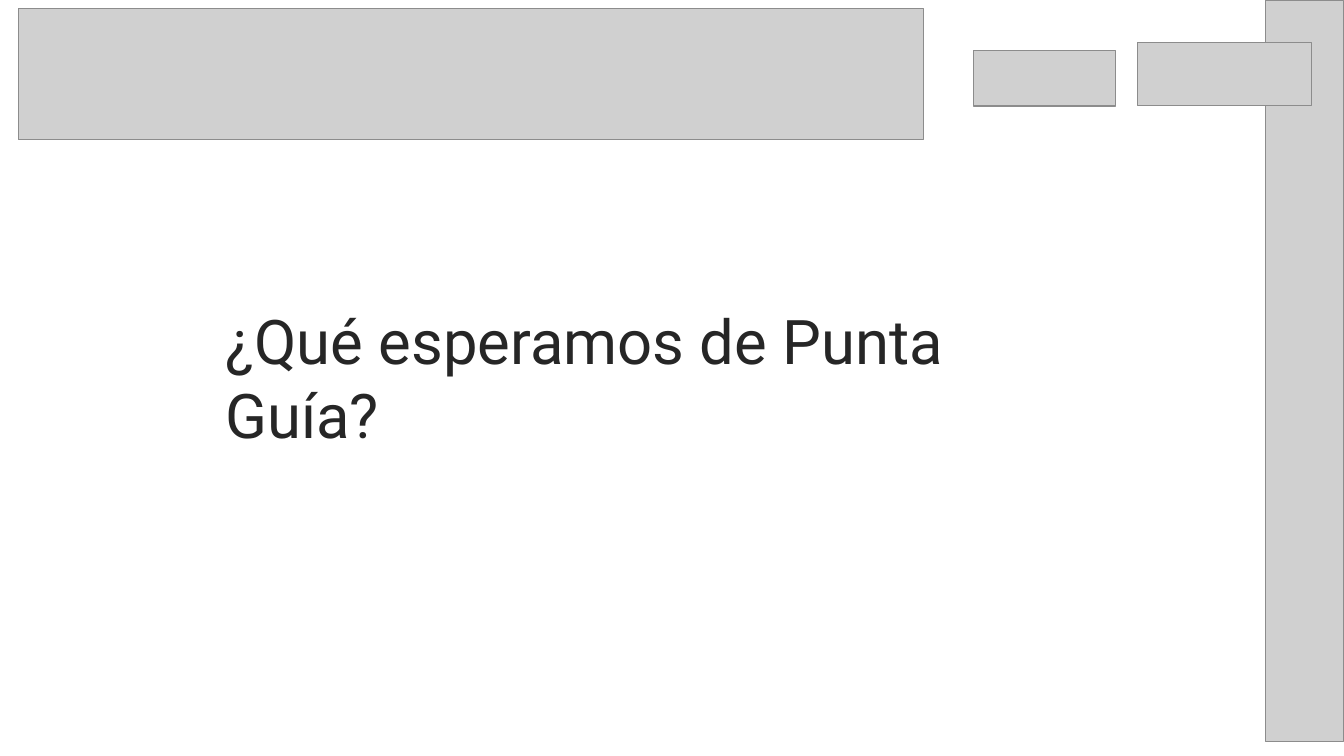
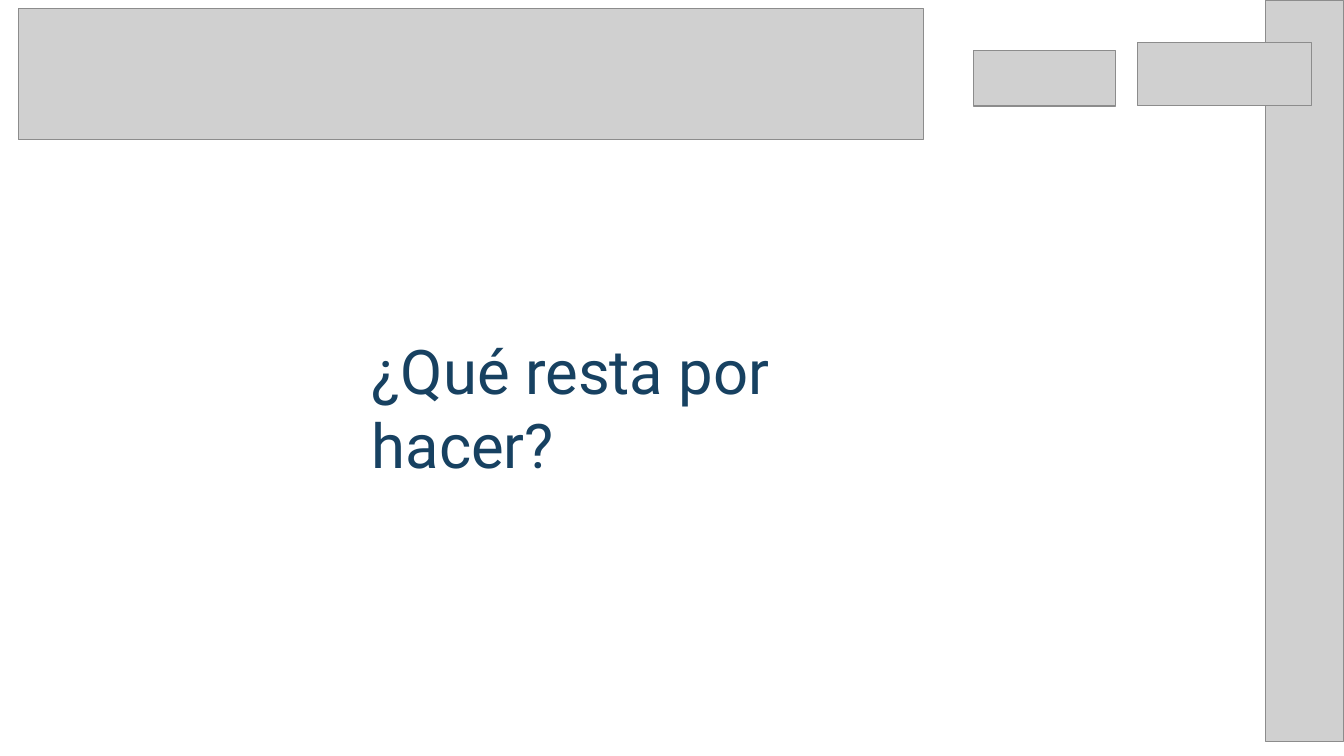
Before and after one commit to LMOlivera/PuntaGuia, a slide deck: slide 8 of Presentación PowerPoint/punta_guia_presentacion.pptx (slide 6 before the commit). Drawn at 1344x756 pixels with LibreOffice and Linux fonts; fonts in the diff are those of the drawing; grey boxes stand for pictures. Boxes give left, top, right and bottom in pixels: in the first picture for what was removed or moved away, otherwise in the second. Text is boxed around its words. In the diff, an @@ line names an element or a change of style, - is before the commit and + after.

```diff
--- a/Presentación PowerPoint/punta_guia_presentacion.pptx
+++ b/Presentación PowerPoint/punta_guia_presentacion.pptx
@@ text at box(372, 347, 769, 469): text changed; text colour #262626 to #174162 @@
-¿Qué esperamos de Punta Guía?
+¿Qué resta por hacer?
```
Also in this commit, not shown: 2 other slides changed, 6 slides added, 3 slides removed, 2 other files.
